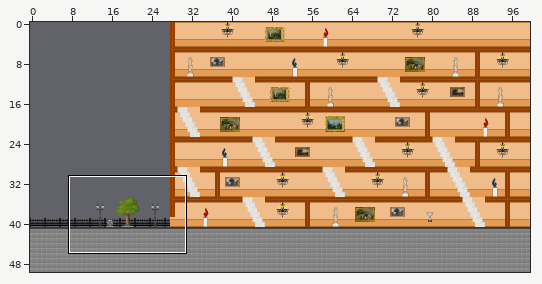
Tiled map, stored at Game/core/assets/level7.tmx. The picture above shows the old version from afar; the outline marks the close-up.
Close-up. Earlier state:
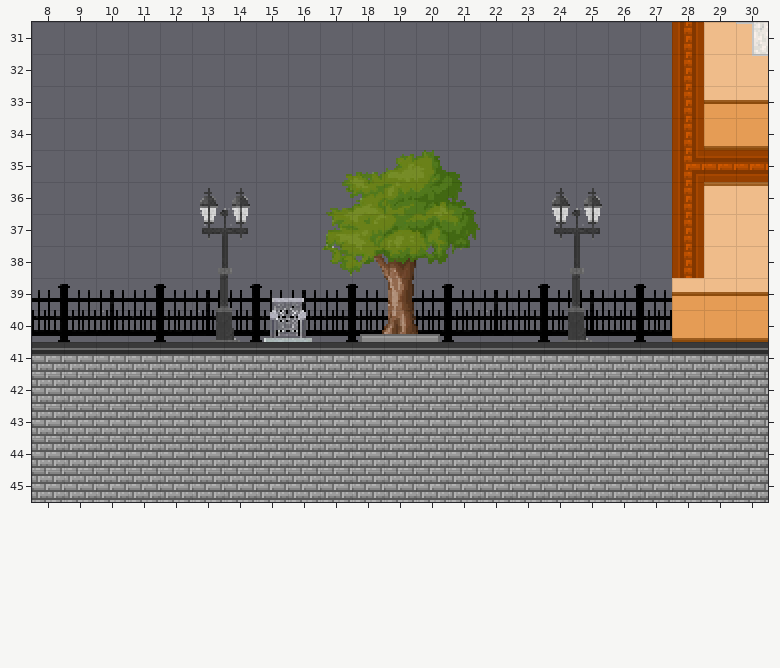
Cells are 16x16 px. Shown: x 8..30, y 31..45. Tiles whose own drawing changed are shown in their newer look in all pictures.
The result:
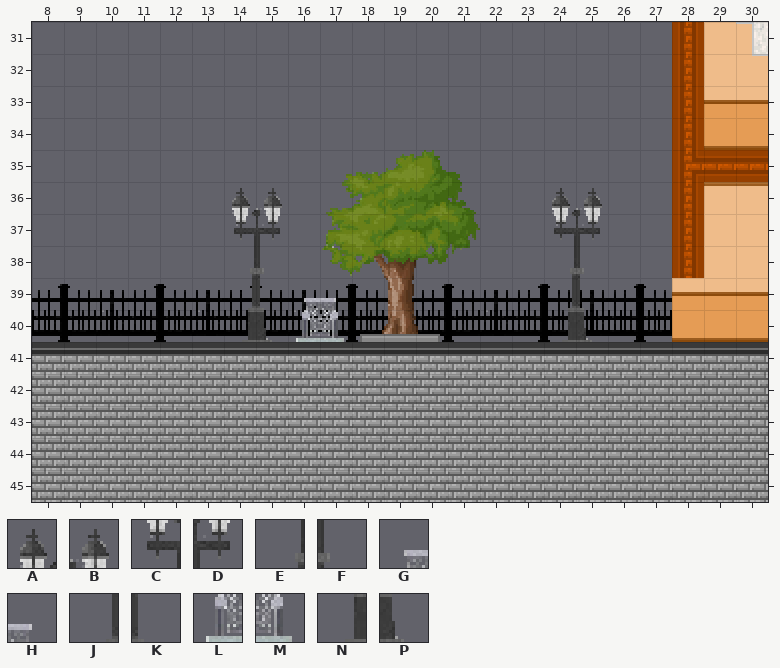
Key: from "Style": A 217, B 218, C 281, D 282, E 345, F 346, G 388, H 389, J 409, K 410, L 452, M 453, N 473, P 474.
_ is an empty cell, . an unchanged one.
Change:
--- layer "m1"
@@ x 13..15 @@
-36 AB_
-37 CD_
-38 EF_
-39 JK_
-40 NP_
+36 _AB
+37 _CD
+38 _EF
+39 _JK
+40 _NP
--- layer "m2"
@@ x 15..17 @@
-39 GH_
-40 LM_
+39 _GH
+40 _LM
Pixel boxes of the changes (left, top, right, bottom) in both close-ups:
changed: (200, 188, 344, 342)
